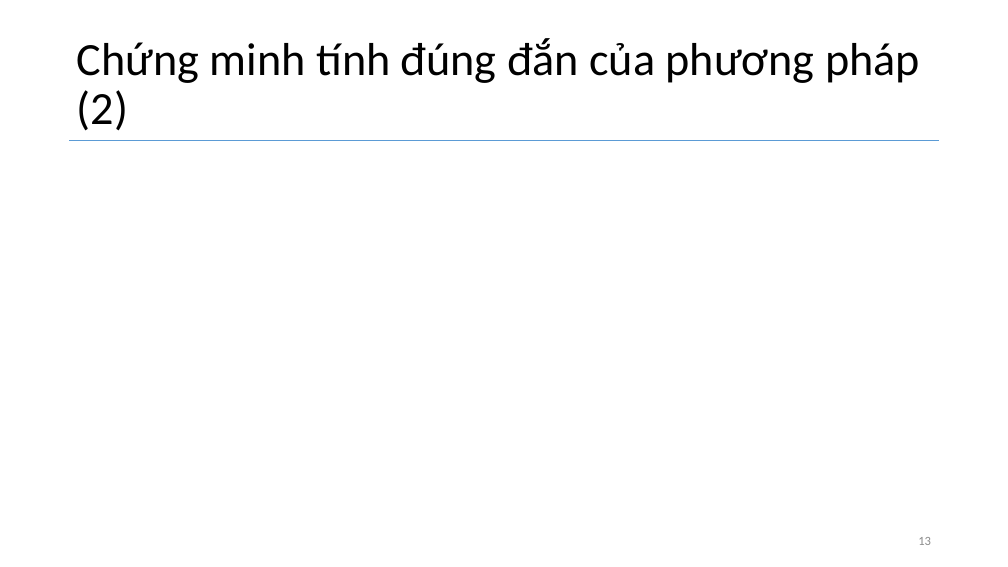
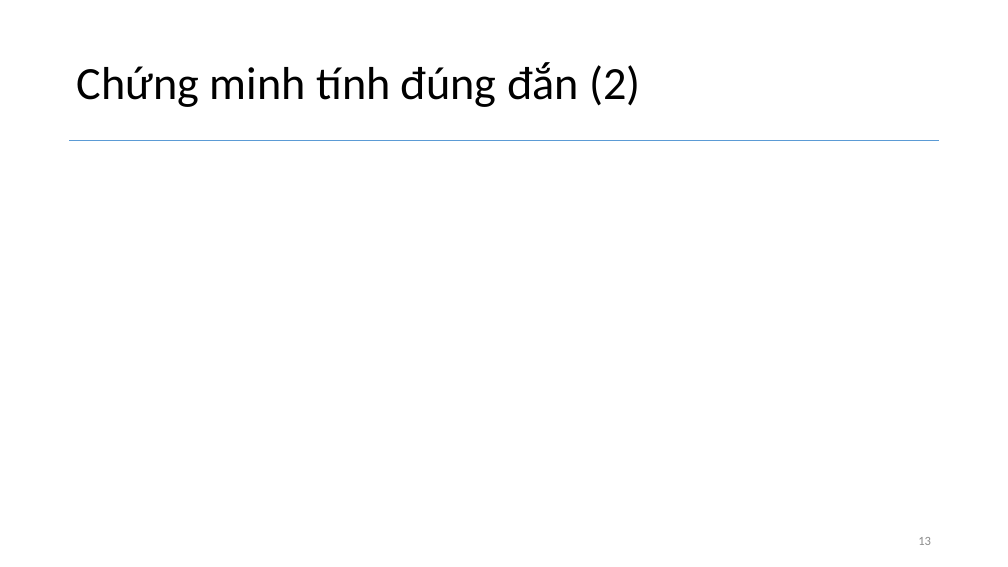
Before and after one commit to hunglv54/master, a slide deck: slide 13 of slide/hunglv_BaoCaoTienDo.pptx. Drawn at 1008x567 pixels with LibreOffice and Linux fonts; fonts in the diff are those of the drawing; grey boxes stand for pictures. Boxes give left, top, right and bottom in pixels: in the first picture for what was removed or moved away, otherwise in the second. Text is boxed around its words. In the diff, an @@ line names an element or a change of style, - is before the commit and + after.

```diff
--- a/slide/hunglv_BaoCaoTienDo.pptx
+++ b/slide/hunglv_BaoCaoTienDo.pptx
@@ title at (x1=77, y1=62, x2=640, y2=107): text changed @@
-Chứng minh tính đúng đắn của phương pháp (2)
+Chứng minh tính đúng đắn (2)
```
Also in this commit, not shown: 9 other slides changed, 1 slide added, 1 slide removed, 9 other files.
